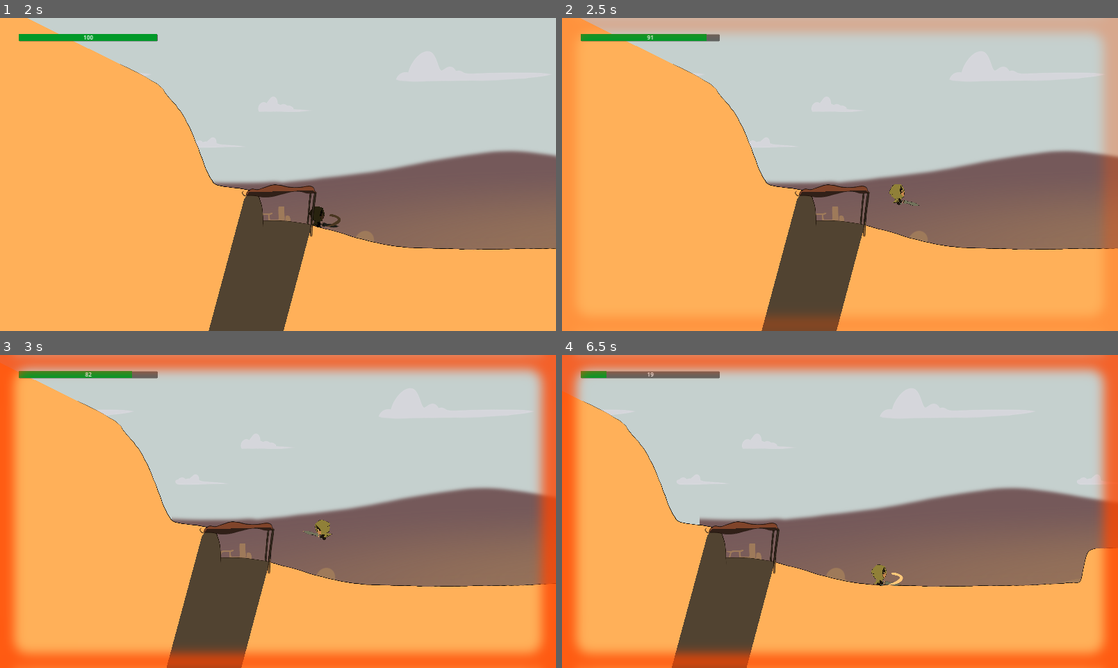
Above: before the commit, frames 1-4 (two rows, left to right).
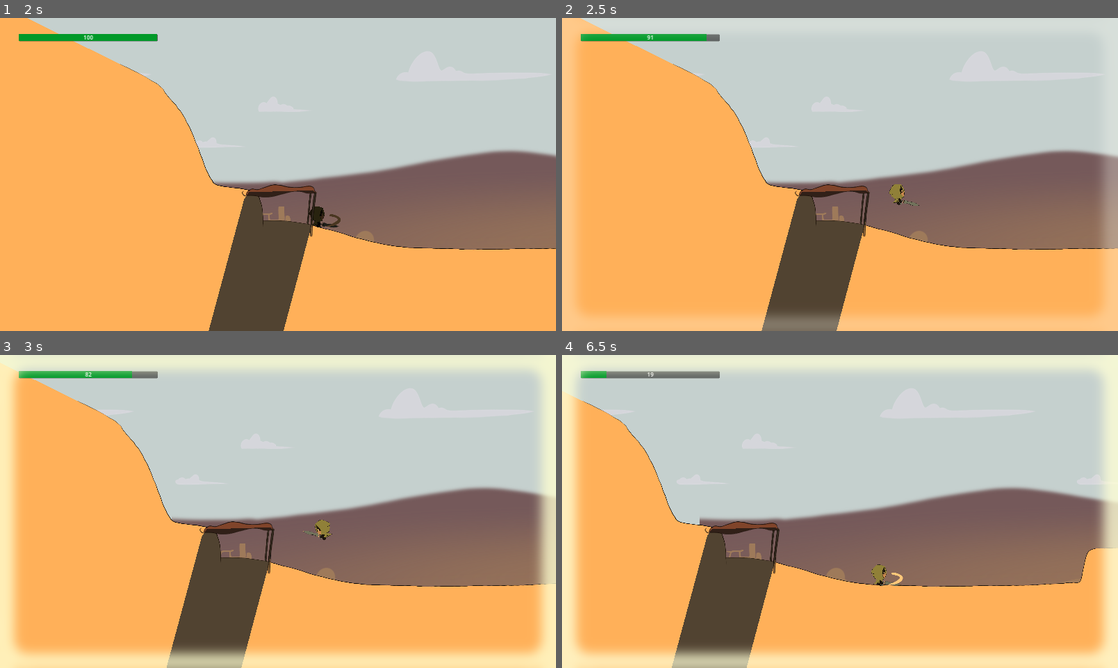
Above: after the commit, the same moments.

Repository: Niimphu/NewbieGameJam2023
Game: Godot game, scene res://Levels/MainMenu/MainMenu.tscn
The game is run twice, just before and just after one commit, with the same random seed, the same clock (stepped at 60 frames per second) and the same inputs.
Inputs:
- Up to frame 1 (2 s): click "Play" at 0.5 s; hold Right (ui_right) from 1.28 s (still down); hold J (attack) from 1.28 s (still down); tap Space (jump) at 1.52 s
- Up to frame 2 (2.5 s): keep holding Right (ui_right); release J (attack) at 2.03 s; tap K (toggle_parasol) at 2.1 s; tap Space (jump) at 2.27 s
- Up to frame 3 (3 s): release Right (ui_right) at 2.78 s; hold Left (ui_left) from 2.78 s (still down); hold J (attack) from 2.78 s (still down)
- Up to frame 4 (6.5 s): release Left (ui_left) at 3.53 s; release J (attack) at 3.53 s; hold Right (ui_right) 3.53-5.03 s; tap K (toggle_parasol) at 3.6, 5.1 s; tap Space (jump) at 3.77, 4.52, 5.27 s; hold J (attack) 4.28-5.03 s; hold Left (ui_left) 5.03-5.78 s; hold Right (ui_right) from 5.78 s (still down); hold J (attack) from 5.78 s (still down)

Frame 1 is identical in both runs. In frame 2, 16% of the frame differs, in the area x 0-100%, y 0-100%; in frame 3, 19%; in frame 4, 19%.

Commit message:
changed vignette colour attached PlayerStatManger script to PlayerUI Node

Diff:
--- a/Characters/Player/UI/PlayerUI.tscn
+++ b/Characters/Player/UI/PlayerUI.tscn
@@ -1,5 +1,6 @@
-[gd_scene load_steps=3 format=3 uid="uid://5vev7xxhbg3f"]
+[gd_scene load_steps=4 format=3 uid="uid://5vev7xxhbg3f"]
 
+[ext_resource type="Script" path="res://Characters/Player/PlayerStatManager.gd" id="1_fp16v"]
 [ext_resource type="PackedScene" uid="uid://pxkpj2ulp307" path="res://Characters/Player/UI/HealthBar.tscn" id="1_u56eb"]
 [ext_resource type="PackedScene" uid="uid://d1ivkak7cgg1v" path="res://Characters/Player/UI/Vignette.tscn" id="2_1i8ju"]
 
@@ -10,6 +11,7 @@
 anchor_bottom = 1.0
 grow_horizontal = 2
 grow_vertical = 2
+script = ExtResource("1_fp16v")
 
 [node name="HealthBar" parent="." instance=ExtResource("1_u56eb")]
 layout_mode = 1
--- a/Characters/Player/UI/Vignette.tscn
+++ b/Characters/Player/UI/Vignette.tscn
@@ -10,7 +10,7 @@
 shader_parameter/pulse_offset = 0.3
 shader_parameter/vignette_alpha_offset = -0.2
 shader_parameter/vignette_alpha = 1.0
-shader_parameter/sun_damage_color = Color(0.94902, 0.196078, 0, 1)
+shader_parameter/sun_damage_color = Color(1, 0.752941, 0.596078, 1)
 
 [node name="Vignette" type="TextureRect"]
 material = SubResource("ShaderMaterial_wxqb8")
